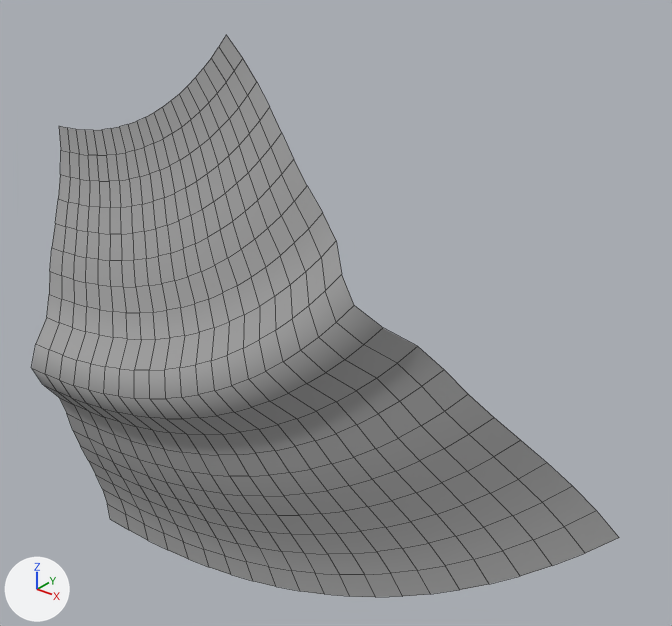
Before and after pictures for a commit that changed the FBX model Assets/Game/Art/FBX/river_elements/Destra_50_Gradi.fbx.
Camera for both pictures: a camera (50 mm lens) standing at (26.8, -24.8, 23.7) and looking at (3.9, 3.8, 5.9). The axes (+X, +Y, +Z) are drawn at lower left. The lights are the same throughout. Mesh edges are drawn as thin lines.

Before the edit, the objects in view are built like this:
```python
me_mesh = bpy.data.meshes.new('Mesh')
me_mesh.from_pydata(...)  # 441 vertices, 400 faces; spans x 0.0..30.3, y 0.0..3.6, z -12.0..17.5
me_mesh.materials.append(mat_standardsurface1)  # grey #aaaaaa
ob_destra_50_gradi_001 = bpy.data.objects.new('Destra_50_Gradi.001', me_mesh)
ob_destra_50_gradi_001.location = (-12.0, -1.57, 0.0)
```
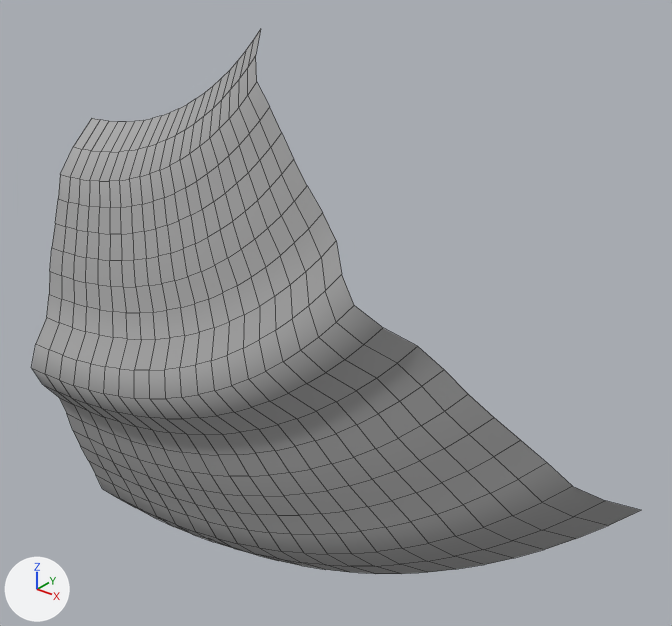
The edits, one by one:
me_mesh has 441 vertices, 400 faces and spans x 0.0..30.3, y 0.0..3.6, z -12.0..17.5.
me_mesh is used by ob_destra_50_gradi_001; location (-12.0, -1.57, 0.0).
me_mesh part 1: all 42 vertices in x 0.0..30.3, y 3.5..3.6, z -12.0..2.9 are scaled about their middle by (1, 17.9, 1), then moved by (0.0, 1.4, 0.0).
me_mesh part 2: all 42 vertices in x 0.0..12.8, y 3.5..3.6, z 10.8..17.5 are scaled about their middle by (1, 17.9, 1), then moved by (0.0, 1.4, 0.0).

Changed parts and their boxes (x1, y1, x2, y2) in the pictures (672 x 626 px; the box of a moved part takes in the faces that stretch with it):
'Destra_50_Gradi.001', reshaped: before (31, 35, 619, 597); after (31, 29, 641, 574)
part 1 of me_mesh, moved or reshaped: before (103, 486, 619, 597); after (110, 486, 641, 574)
part 2 of me_mesh, moved or reshaped: before (59, 35, 257, 181); after (61, 29, 261, 181)
